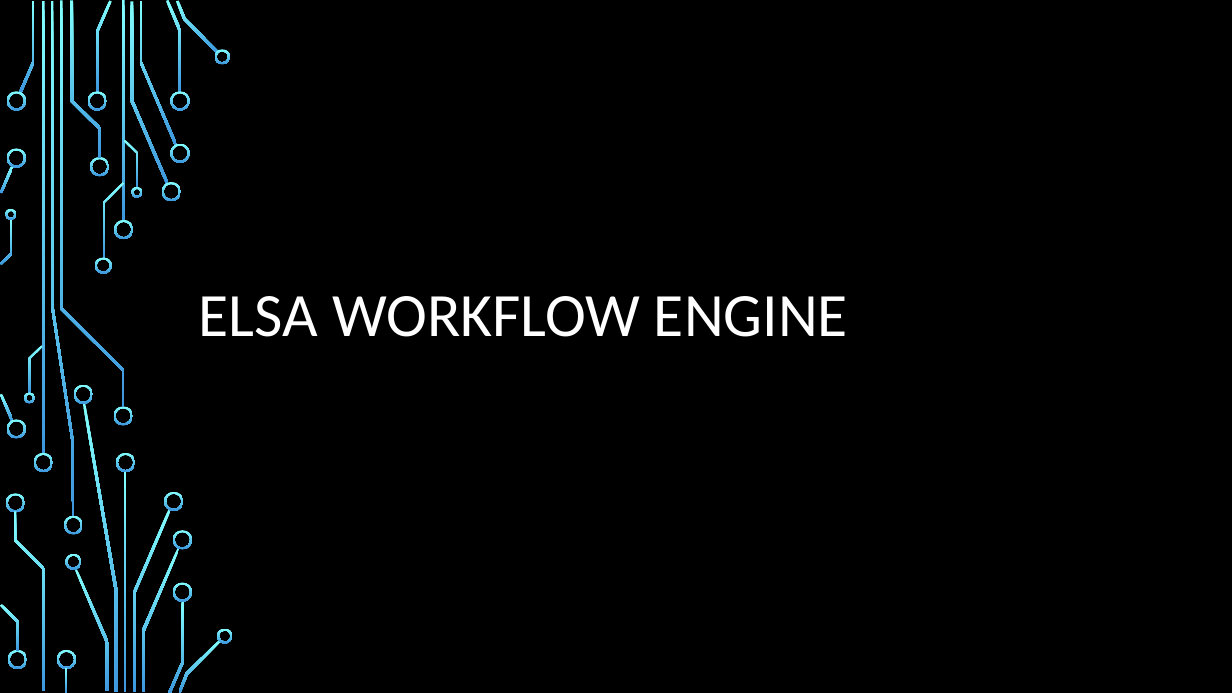
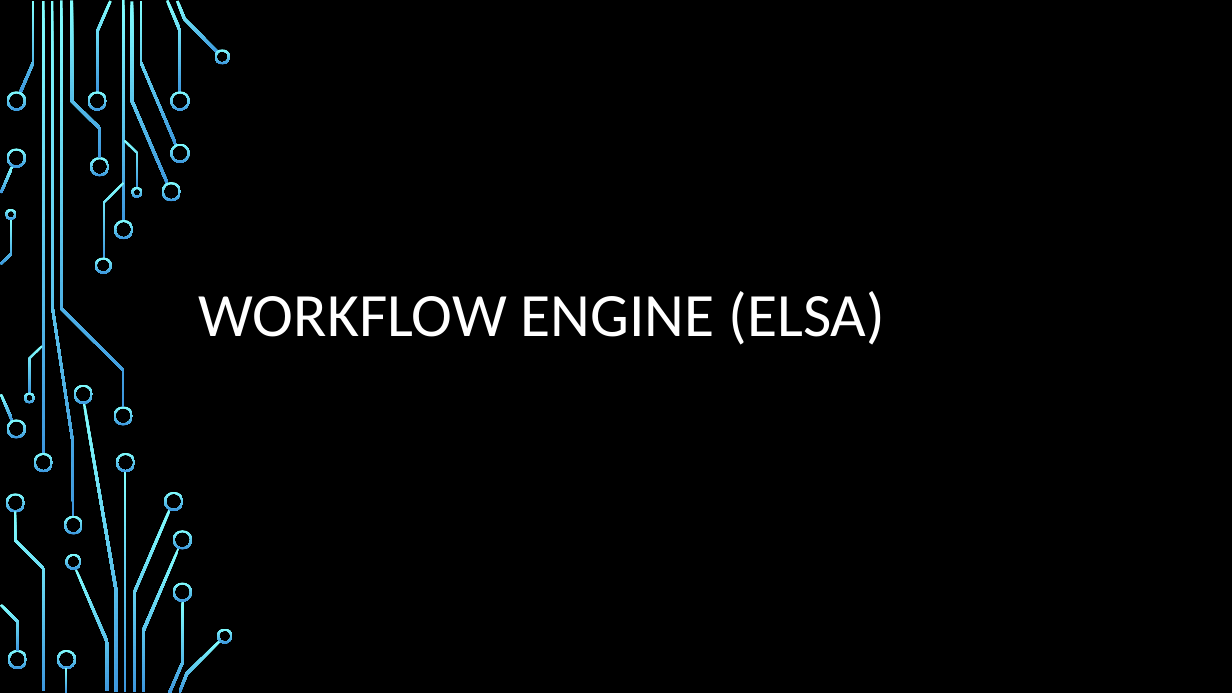
Before and after one commit to guerinsylvain/poc-state-machine-elsa, a slide deck: slide 1 of doc/demo.pptx. Drawn at 1232x693 pixels with LibreOffice and Linux fonts; fonts in the diff are those of the drawing; background and template pictures are left out. Boxes give left, top, right and bottom in pixels: in the first picture for what was removed or moved away, otherwise in the second. Text is boxed around its words. In the diff, an @@ line names an element or a change of style, - is before the commit and + after.

```diff
--- a/doc/demo.pptx
+++ b/doc/demo.pptx
@@ title at (199,291,885,345): text changed @@
-ELSA WORKFLOW ENGINE
+WORKFLOW ENGINE (ELSA)
```
Also in this commit, not shown: 2 other slides changed, 4 slides added, 1 slide removed.
